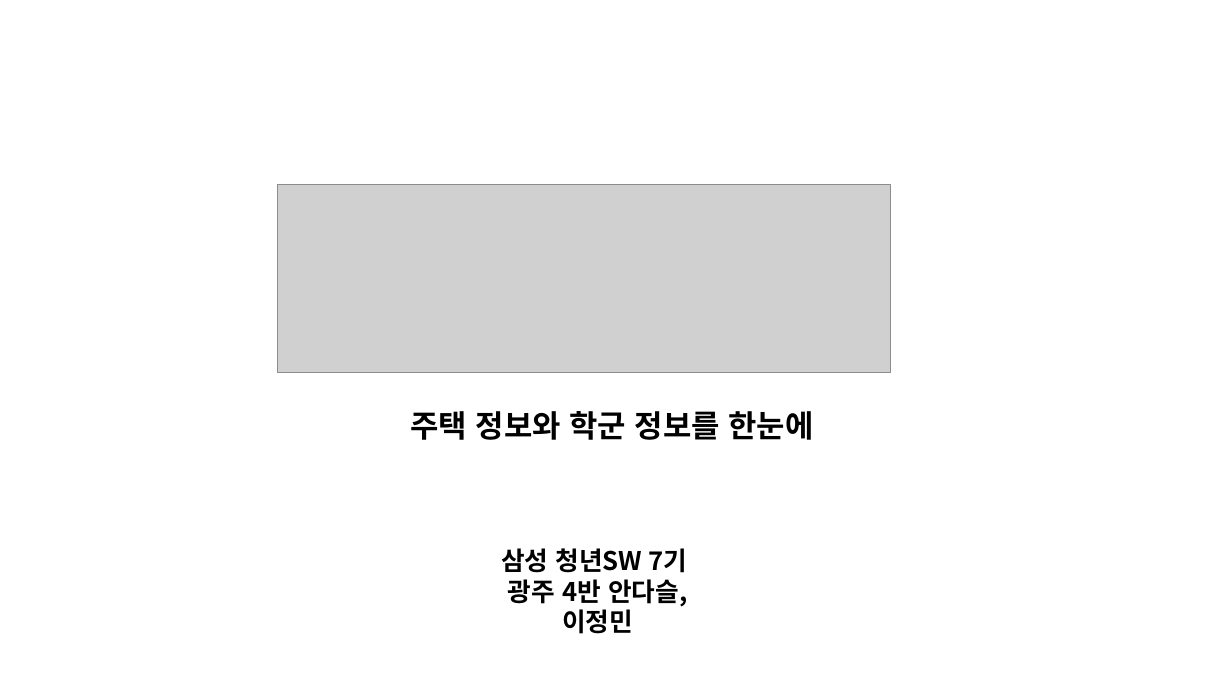
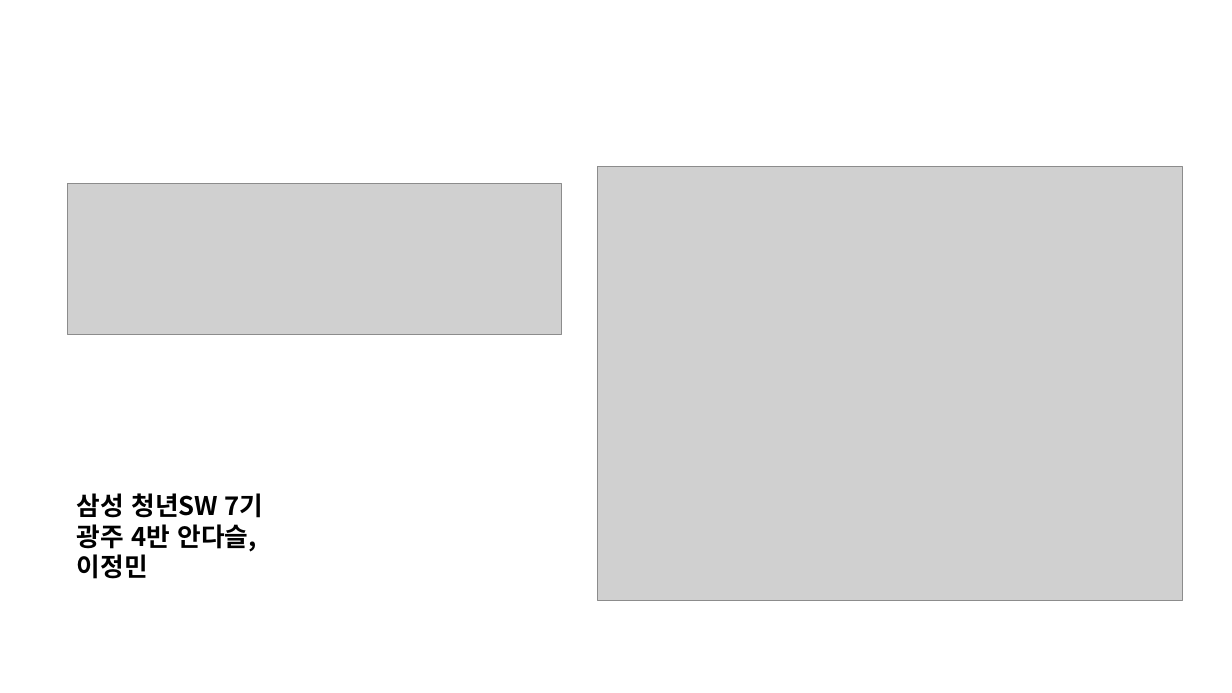
Before and after one commit to daseullll/HappyHouse, a slide deck: slide 1 of happyhouse_광주4반.pptx. Drawn at 1232x693 pixels with LibreOffice and Linux fonts; fonts in the diff are those of the drawing; grey boxes stand for pictures. Boxes give left, top, right and bottom in pixels: in the first picture for what was removed or moved away, otherwise in the second. Text is boxed around its words. In the diff, an @@ line names an element or a change of style, - is before the commit and + after.

```diff
--- a/happyhouse_광주4반.pptx
+++ b/happyhouse_광주4반.pptx
@@ picture added at (x1=597, y1=166, x2=1182, y2=601) @@
@@ picture resized from (x1=277, y1=185, x2=890, y2=372) to (x1=67, y1=183, x2=561, y2=334) @@
@@ text removed at (x1=411, y1=411, x2=814, y2=440) @@
-주택 정보와 학군 정보를 한눈에
@@ text "삼성 청년SW 7기" moved from (x1=501, y1=548, x2=687, y2=634) to (x1=77, y1=493, x2=263, y2=579) @@
@@ text "삼성 청년SW 7기" at (x1=77, y1=493, x2=263, y2=579): alignment centre to left @@
```
Also in this commit, not shown: 10 other slides changed, 18 slides added, 3 slides removed, 2 other files.
